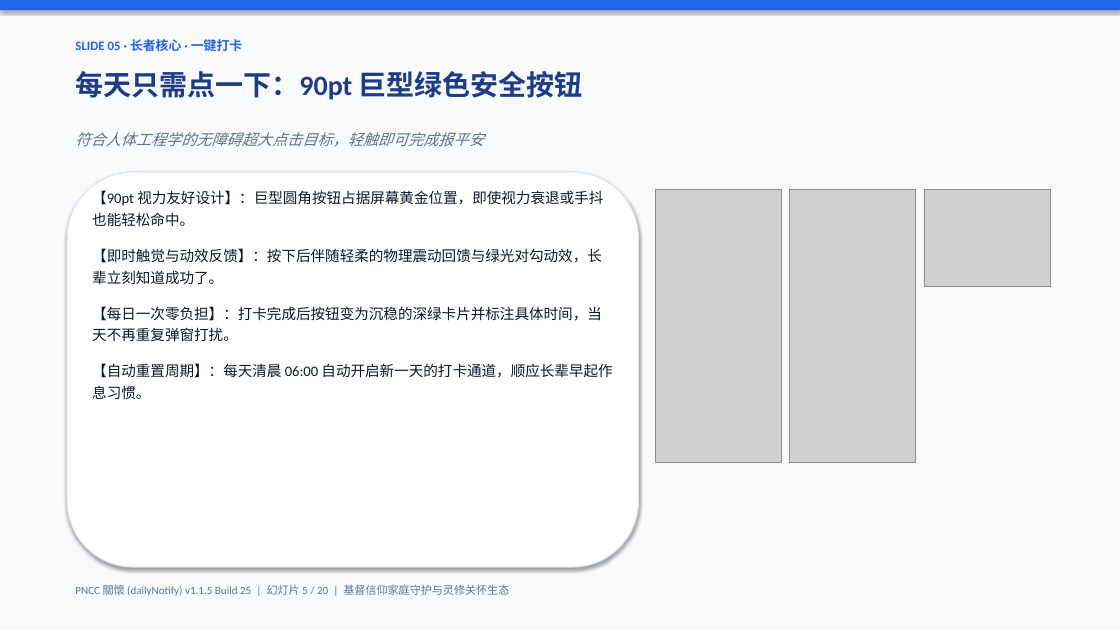
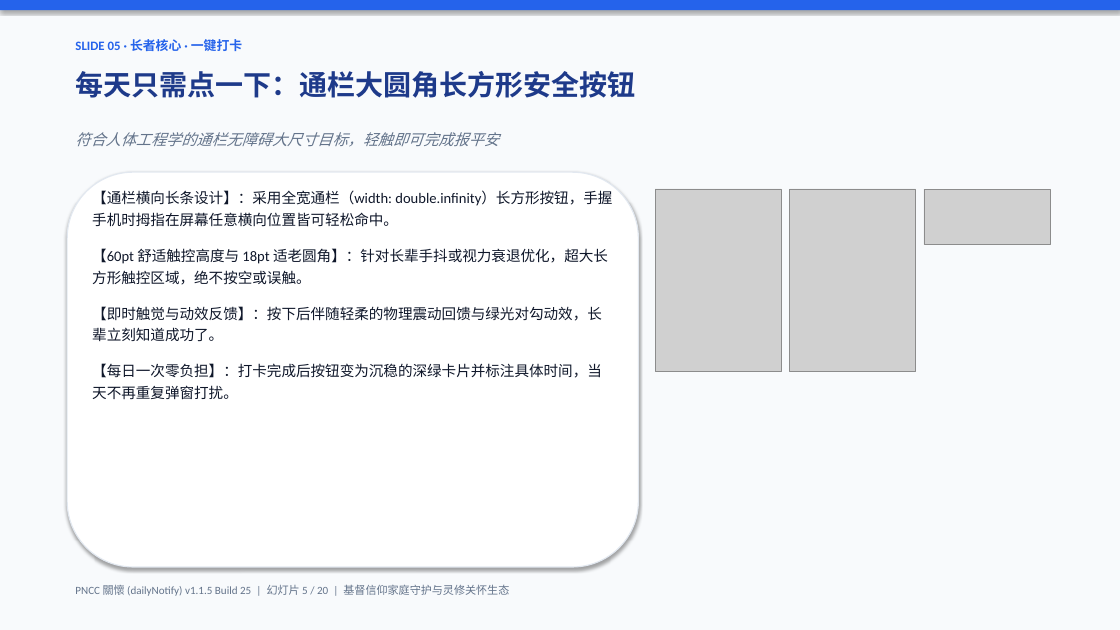
Before and after one commit to zigzagyc/dailyNotify-testers, a slide deck: slide 5 of PNCC_Care_Presentation.pptx. Drawn at 1120x630 pixels with LibreOffice and Linux fonts; fonts in the diff are those of the drawing; grey boxes stand for pictures. Boxes give left, top, right and bottom in pixels: in the first picture for what was removed or moved away, otherwise in the second. Text is boxed around its words. In the diff, an @@ line names an element or a change of style, - is before the commit and + after.

Commit message:
feat(ui): sync updated v1.1.5 rectangular check-in button screenshots, presentations, and guides

```diff
--- a/PNCC_Care_Presentation.pptx
+++ b/PNCC_Care_Presentation.pptx
@@ text at (75,71,635,98): text changed @@
-每天只需点一下：90pt 巨型绿色安全按钮
+每天只需点一下：通栏大圆角长方形安全按钮
@@ text at (75,132,499,147): text changed @@
-符合人体工程学的无障碍超大点击目标，轻触即可完成报平安
+符合人体工程学的通栏无障碍大尺寸目标，轻触即可完成报平安
@@ text at (92,190,612,285): text changed @@
-【90pt 视力友好设计】：巨型圆角按钮占据屏幕黄金位置，即使视力衰退或手抖也能轻松命中。
+【通栏横向长条设计】：采用全宽通栏（width: double.infinity）长方形按钮，手握手机时拇指在屏幕任意横向位置皆可轻松命中。
+【60pt 舒适触控高度与 18pt 适老圆角】：针对长辈手抖或视力衰退优化，超大长方形触控区域，绝不按空或误触。
@@ picture: place and size @@
-picture at (655,189,781,462)
+picture at (655,189,781,372)
@@ picture: place and size @@
-picture at (790,189,916,462)
+picture at (790,189,916,372)
@@ picture: place and size @@
-picture at (924,189,1050,287)
+picture at (924,189,1050,245)
@@ text at (92,363,612,399): paragraph removed @@
-【自动重置周期】：每天清晨 06:00 自动开启新一天的打卡通道，顺应长辈早起作息习惯。
```
Also in this commit, not shown: 4 other slides changed, 16 other files.
